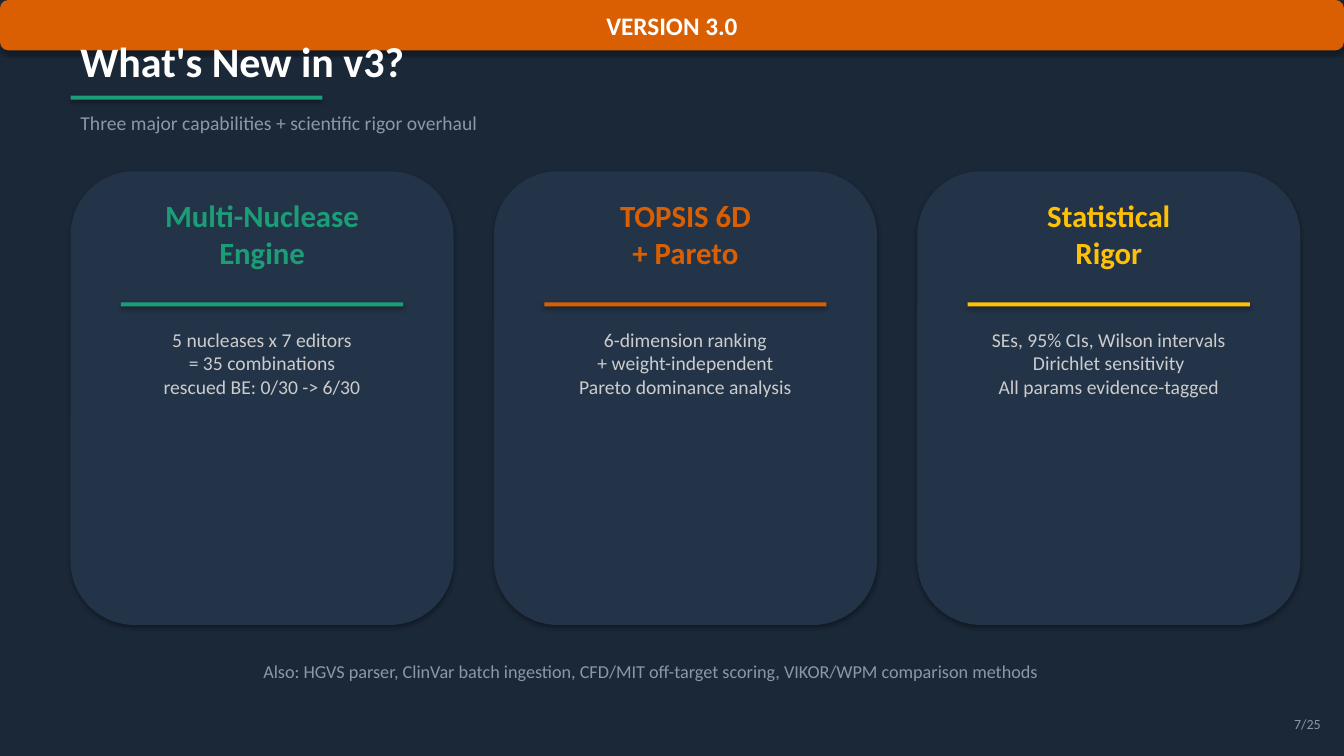
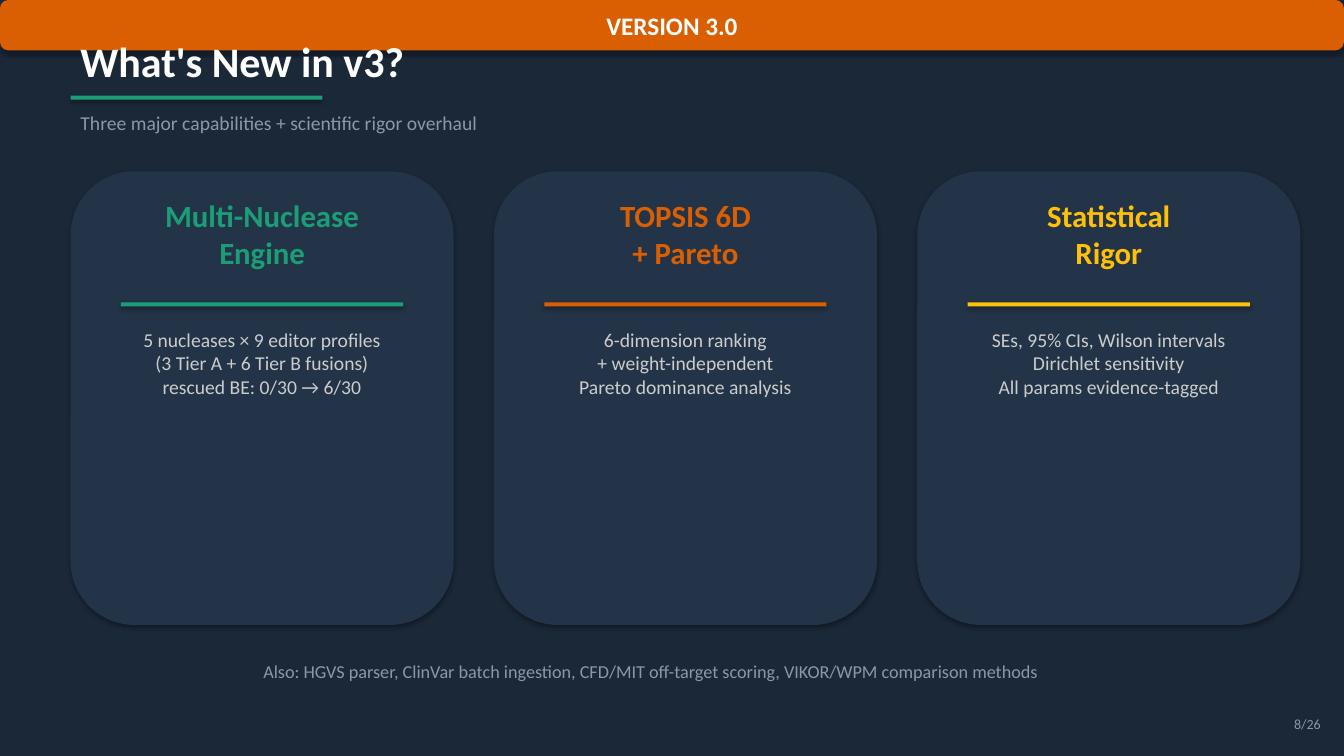
Before and after one commit to visvikbharti/CRISPRArchitect, a slide deck: slide 8 of paper/CRISPRArchitect_v3_LabMeeting.pptx (slide 7 before the commit). Drawn at 1344x756 pixels with LibreOffice and Linux fonts; fonts in the diff are those of the drawing. Boxes give left, top, right and bottom in pixels: in the first picture for what was removed or moved away, otherwise in the second. Text is boxed around its words. In the diff, an @@ line names an element or a change of style, - is before the commit and + after.

```diff
--- a/paper/CRISPRArchitect_v3_LabMeeting.pptx
+++ b/paper/CRISPRArchitect_v3_LabMeeting.pptx
@@ text at (143,333,380,395): text changed @@
-5 nucleases x 7 editors
-= 35 combinations
-rescued BE: 0/30 -> 6/30
+5 nucleases × 9 editor profiles
+(3 Tier A + 6 Tier B fusions)
+rescued BE: 0/30 → 6/30
@@ text at (1294,719,1321,730): text changed @@
-7/25
+8/26
```
Also in this commit, not shown: 24 other slides changed, 1 slide added, 11 other files.
